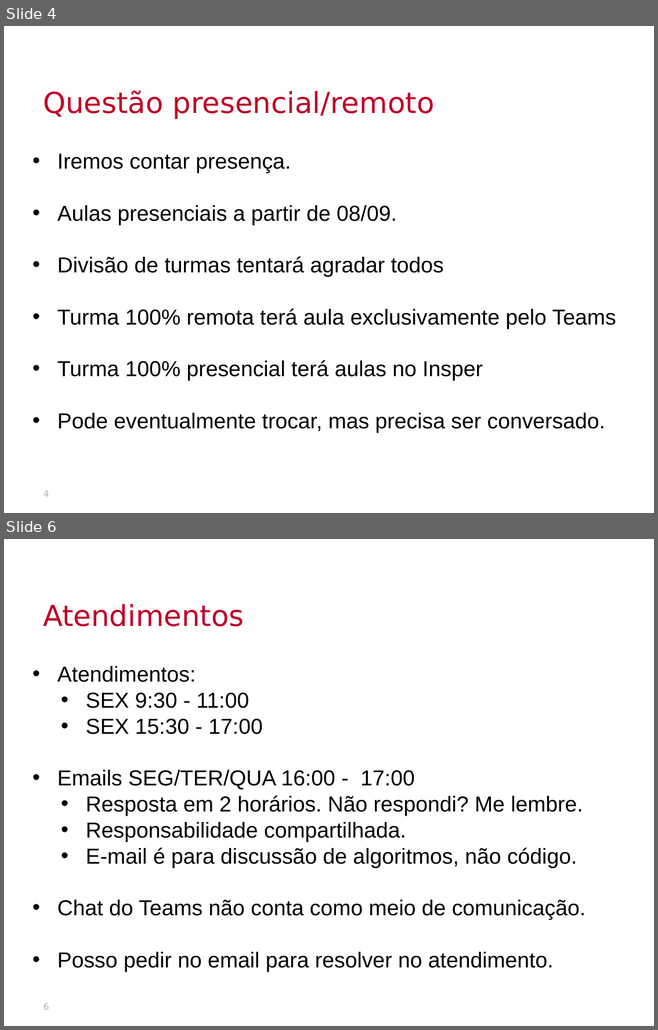
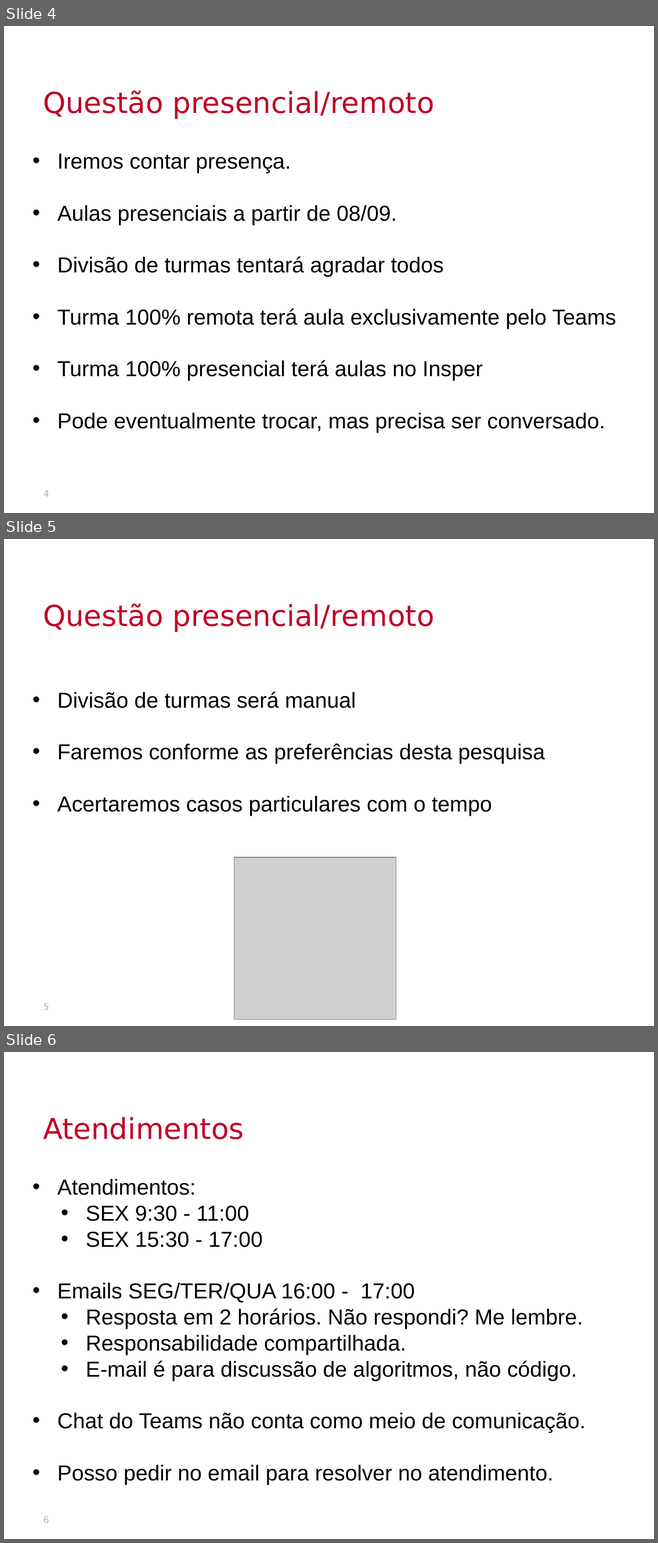
Before and after one commit to thalials/supercomp, a slide deck: aulas/01-introducao/slides.pptx. Shown one above the other, each under a label of ours: slides 4 and 6 before the commit, slides 4, 5 and 6 after it; the slides between them are not shown. The pictures are 658x1030 and 658x1543 pixels, drawn with LibreOffice and Linux fonts; fonts in the diff are those of the drawing; grey boxes stand for pictures; background and template pictures are left out. Boxes give left, top, right and bottom in pixels: in the first picture for what was removed or moved away, otherwise in the second. Text is boxed around its words. In the diff, an @@ line names an element or a change of style, - is before the commit and + after.

```diff
--- a/aulas/01-introducao/slides.pptx
+++ b/aulas/01-introducao/slides.pptx
@@ slide 5 added at <box>4,539,654,1026</box>, background picture (left out) @@
@@ text added at <box>43,603,434,632</box>, 32 pt, text #C00026 @@
+Questão presencial/remoto
@@ text added at <box>57,692,545,816</box>, 24 pt, text #000000 @@
+• Divisão de turmas será manual
+• Faremos conforme as preferências desta pesquisa
+• Acertaremos casos particulares com o tempo
@@ picture added at <box>234,857,396,1020</box> @@
@@ page number added at <box>43,1004,49,1010</box>, 10 pt, text #B2B2B2 @@
+5
```
Also in this commit, not shown: 1 slide removed, 11 other files.
